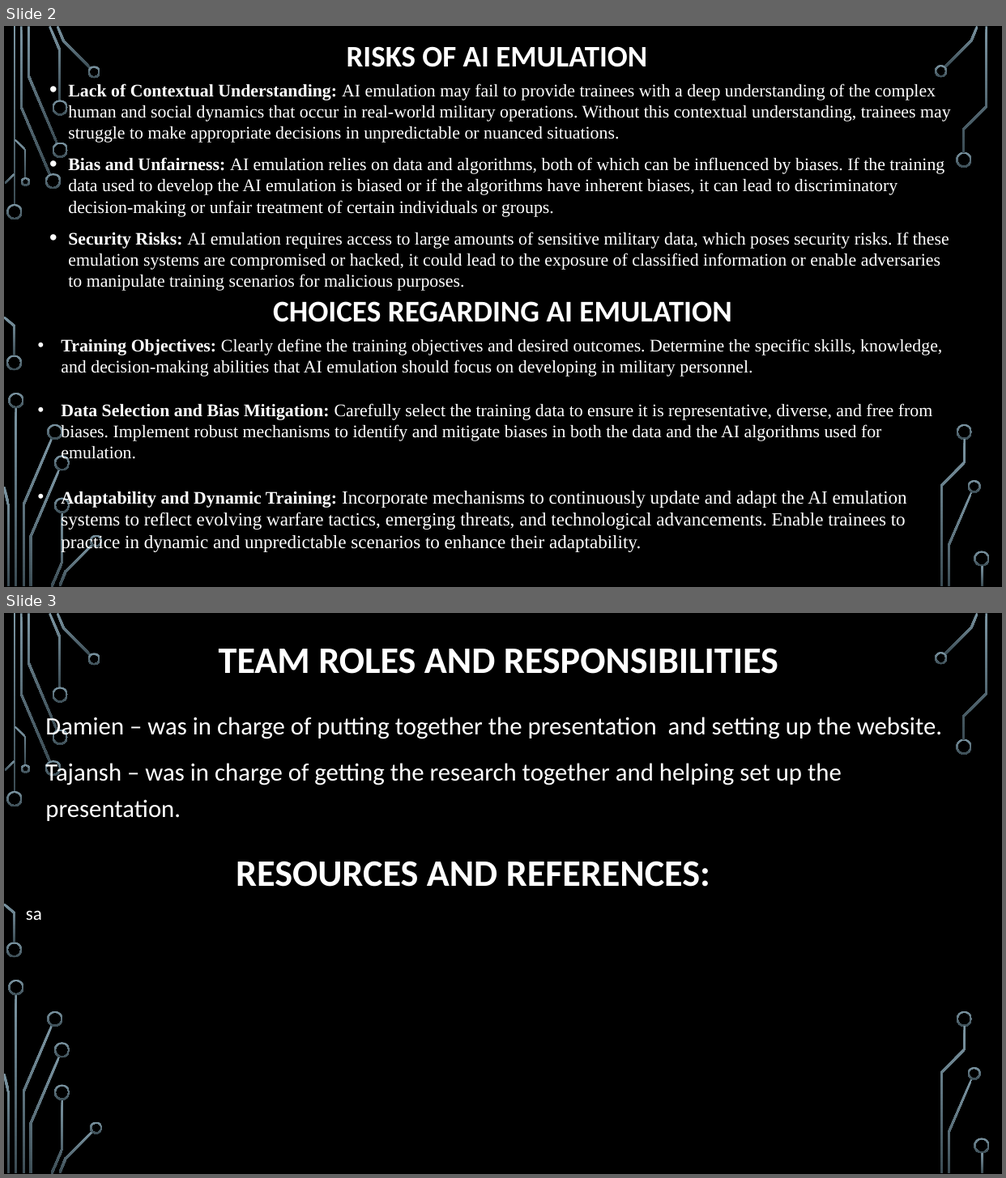
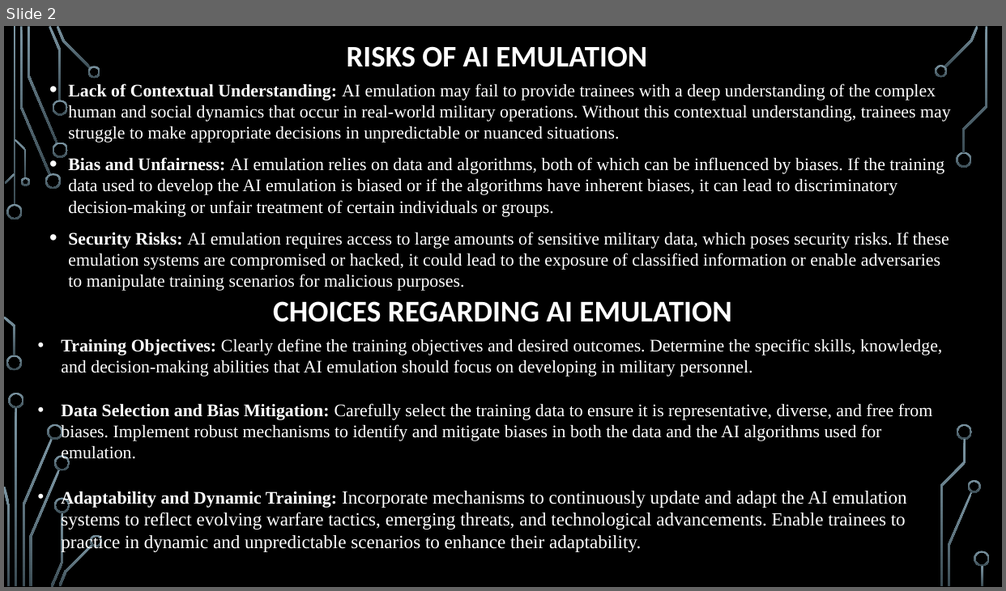
Before and after one commit to damienhovind/damienhovind.github.io, a slide deck: Assignment 3 power point new.pptx. Shown one above the other, each under a label of ours: slides 2 and 3 before the commit, slide 2 after it. The pictures are 1006x1178 and 1006x591 pixels, drawn with LibreOffice and Linux fonts; fonts in the diff are those of the drawing; background and template pictures are left out. Boxes give left, top, right and bottom in pixels: in the first picture for what was removed or moved away, otherwise in the second. Text is boxed around its words. In the diff, an @@ line names an element or a change of style, - is before the commit and + after.

```diff
--- a/Assignment 3 power point new.pptx
+++ b/Assignment 3 power point new.pptx
@@ slide 3 removed at (4,613,1002,1174), background picture (left out); not listed: 36 template elements that a slide beside it also shows @@
@@ title removed at (219,648,778,674) @@
-TEAM ROLES AND RESPONSIBILITIES
@@ text removed at (45,713,942,821) @@
-Damien – was in charge of putting together the presentation and setting up the website.
-Tajansh – was in charge of getting the research together and helping set up the presentation.
@@ text removed at (236,861,710,887) @@
-RESOURCES AND REFERENCES:
@@ text removed at (26,910,42,920) @@
-sa
```
Also in this commit, not shown: 1 slide changed, 1 slide added.
